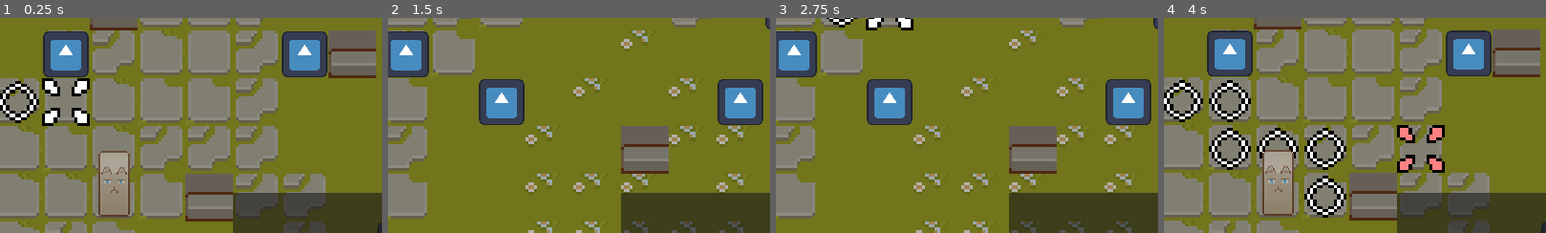
Above: before the commit, frames 1-4 (left to right).
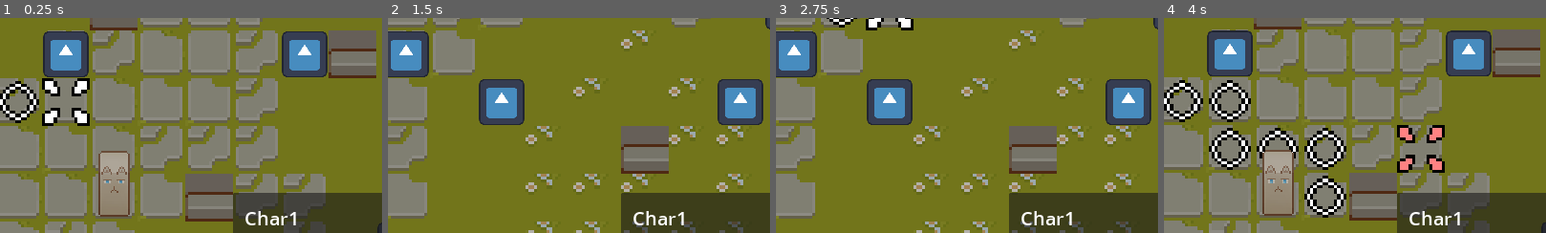
Above: after the commit, the same moments.

Repository: yuivan0352/godot-element-game
Game: Godot game, scene res://World.tscn
The game is run twice, just before and just after one commit, with the same random seed, the same clock (stepped at 60 frames per second) and the same inputs. The engine's default icon, where the game draws it, is replaced by a stand-in: a white triangle on a blue panel in a dark square.
Inputs (mouse positions are % of the whole screen's width and height, from its top left):
- Up to frame 1 (0.25 s): no input
- Up to frame 2 (1.5 s): tap Enter at 0.5 s; move the mouse to (72, 45) at 0.52 s; hold S (cam_down) 0.53-1.28 s; tap Space at 1.25 s; move the mouse to (30, 55) at 1.27 s; tap A (cam_left) at 1.35 s
- Up to frame 3 (2.75 s): tap Enter at 2 s; move the mouse to (60, 28) at 2.02 s; hold D (cam_right) from 2.03 s (still down)
- Up to frame 4 (4 s): tap Space at 2.75 s; move the mouse to (45, 70) at 2.77 s; release D (cam_right) at 2.78 s; tap W (cam_up) at 2.85 s; tap Enter at 3.5 s; move the mouse to (80, 65) at 3.52 s; press the mouse at (80, 65) at 3.53 s
The pictures show only the part of the screen within x 44-94%, y 30-80%; the shares and areas given below are measured in that part.

The runs differ from the first frame. In frame 1, 0.4% of the frame differs, in the area x 64-78%, y 89-97%; in frame 2, 0.4%; in frame 3, 0.4%; in frame 4, 0.4%.

Commit message:
Reordered UI on World scene Hierarchy
Character Name appears on UI after reorganizing tree hierarchy on the World scene

Diff:
--- a/World.tscn
+++ b/World.tscn
@@ -853,6 +853,8 @@
 [node name="World" type="Node2D"]
 script = ExtResource("1_7pjhh")
 
+[node name="UserInterface" parent="." instance=ExtResource("10_r0dvc")]
+
 [node name="Layer0" type="TileMapLayer" parent="."]
 use_parent_material = true
 tile_map_data = PackedByteArray("AAAAAAAAAAAAAAAAAAAAAAEAAAALAAYAAAAAAAIAAAAAAAAAAAAAAAMAAAAAAAAAAAAAAAQAAAAAAAAAAAAAAA …(4016 unchanged characters)…
@@ -879,16 +881,14 @@
 
 [node name="Character" parent="TurnQueue" groups=["characters"] instance=ExtResource("6_74pcq")]
 position = Vector2(-24, -11)
-char_stats = SubResource("Resource_juixm")
+char_stats = SubResource("Resource_tl5ck")
 
 [node name="Character2" parent="TurnQueue" groups=["characters"] instance=ExtResource("6_74pcq")]
 position = Vector2(-89, -56)
-char_stats = SubResource("Resource_00163")
+char_stats = SubResource("Resource_g28t0")
 
 [node name="Character3" parent="TurnQueue" groups=["characters"] instance=ExtResource("6_74pcq")]
 position = Vector2(24, 24)
-char_stats = SubResource("Resource_s3yw5")
-
-[node name="UserInterface" parent="." instance=ExtResource("10_r0dvc")]
+char_stats = SubResource("Resource_ha1p6")
 
 [connection signal="active_character" from="TurnQueue" to="UserInterface" method="_update_name_label"]
Not shown: 3 places in World.tscn that only renumber resources
